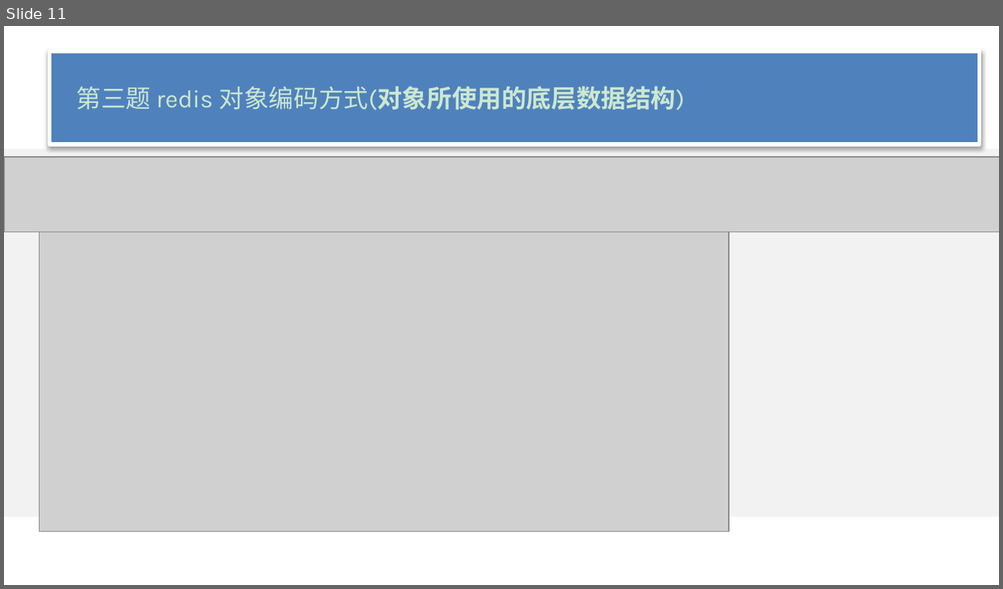
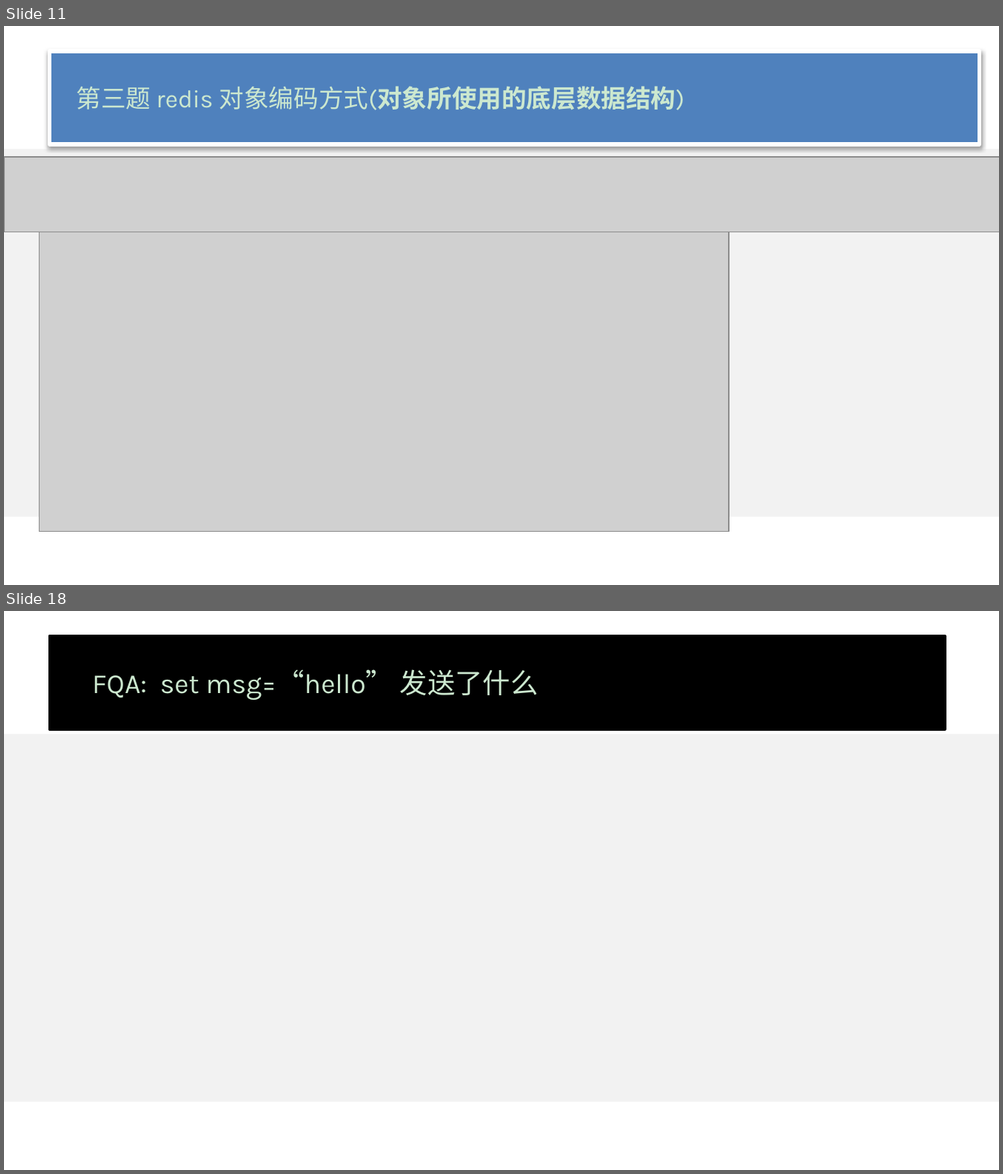
Before and after one commit to wangcy6/weekly, a slide deck: ppt/服务器设计_组件篇.pptx. Shown one above the other, each under a label of ours: slide 11 before the commit, slides 11 and 18 after it; the slides between them are not shown. The pictures are 1003x589 and 1003x1174 pixels, drawn with LibreOffice and Linux fonts; fonts in the diff are those of the drawing; grey boxes stand for pictures; background and template pictures are left out. Boxes give left, top, right and bottom in pixels: in the first picture for what was removed or moved away, otherwise in the second. Text is boxed around its words. In the diff, an @@ line names an element or a change of style, - is before the commit and + after.

```diff
--- a/ppt/服务器设计_组件篇.pptx
+++ b/ppt/服务器设计_组件篇.pptx
@@ slide 18 added at [4, 611, 999, 1170], background #CCE8CF; not listed: 1 template element that a slide beside it also shows @@
@@ title added at [50, 636, 945, 729], fill #000000, outline #000000 2 pt, 20 pt, text #CCE8CF @@
+FQA: set msg=“hello” 发送了什么
```
Also in this commit, not shown: 2 slides changed, 5 other slides added.
